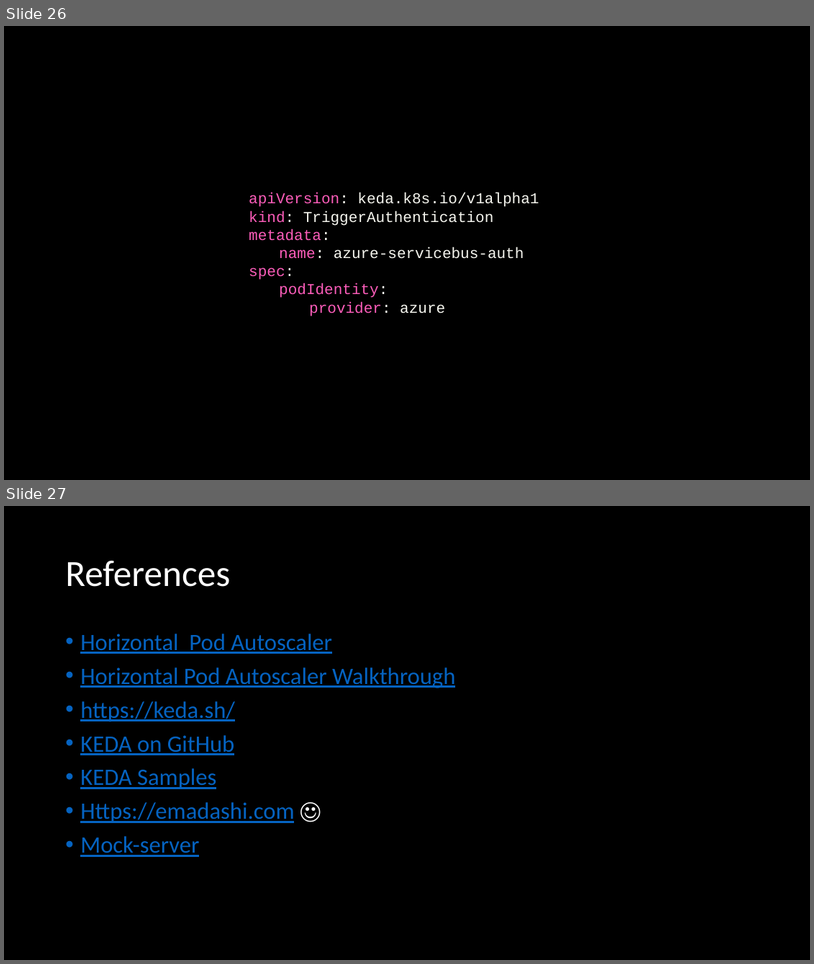
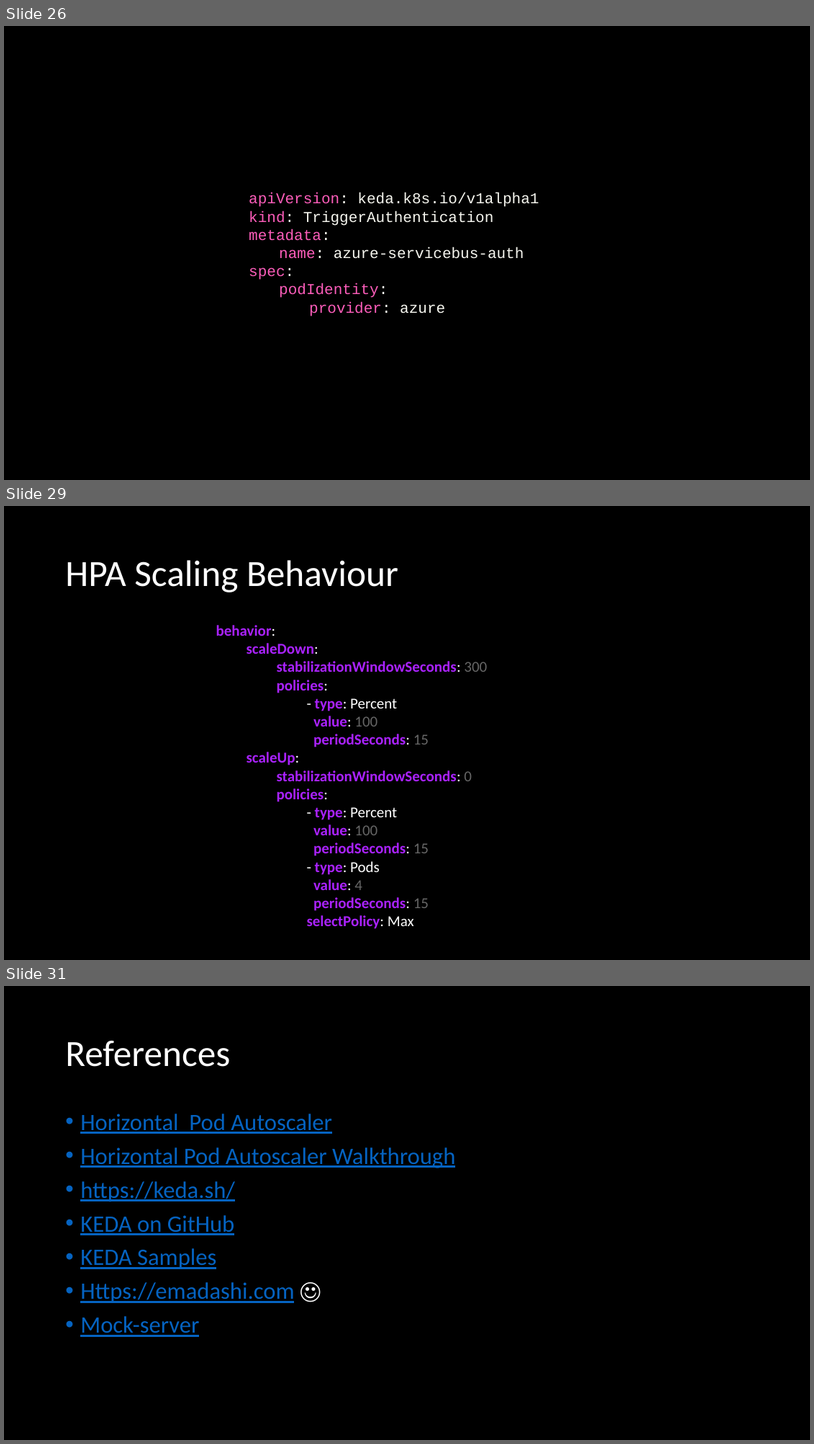
Before and after one commit to eashi/keda-workshop, a slide deck: preso.pptx. Shown one above the other, each under a label of ours: slides 26 and 27 before the commit, slides 26, 29 and 31 after it; the slides between them are not shown. The pictures are 814x964 and 814x1444 pixels, drawn with LibreOffice and Linux fonts; fonts in the diff are those of the drawing. Boxes give left, top, right and bottom in pixels: in the first picture for what was removed or moved away, otherwise in the second. Text is boxed around its words. In the diff, an @@ line names an element or a change of style, - is before the commit and + after.

```diff
--- a/preso.pptx
+++ b/preso.pptx
@@ slide 29 added at bbox=[4, 506, 810, 960], background #000000 @@
@@ title added at bbox=[65, 560, 399, 592], 44 pt, text #FFFFFF @@
+HPA Scaling Behaviour
@@ text added at bbox=[216, 625, 487, 929], 18 pt, text #AA22FF, bold @@
+behavior:
+scaleDown:
+stabilizationWindowSeconds: 300
+policies:
+- type: Percent
+value: 100
+periodSeconds: 15
+scaleUp:
+stabilizationWindowSeconds: 0
+policies:
+- type: Percent
+value: 100
+periodSeconds: 15
+- type: Pods
+value: 4
+periodSeconds: 15
+selectPolicy: Max
@@ what was slide 27 is now slide 31 @@
```
Also in this commit, not shown: 3 other slides added, 1 other file.
